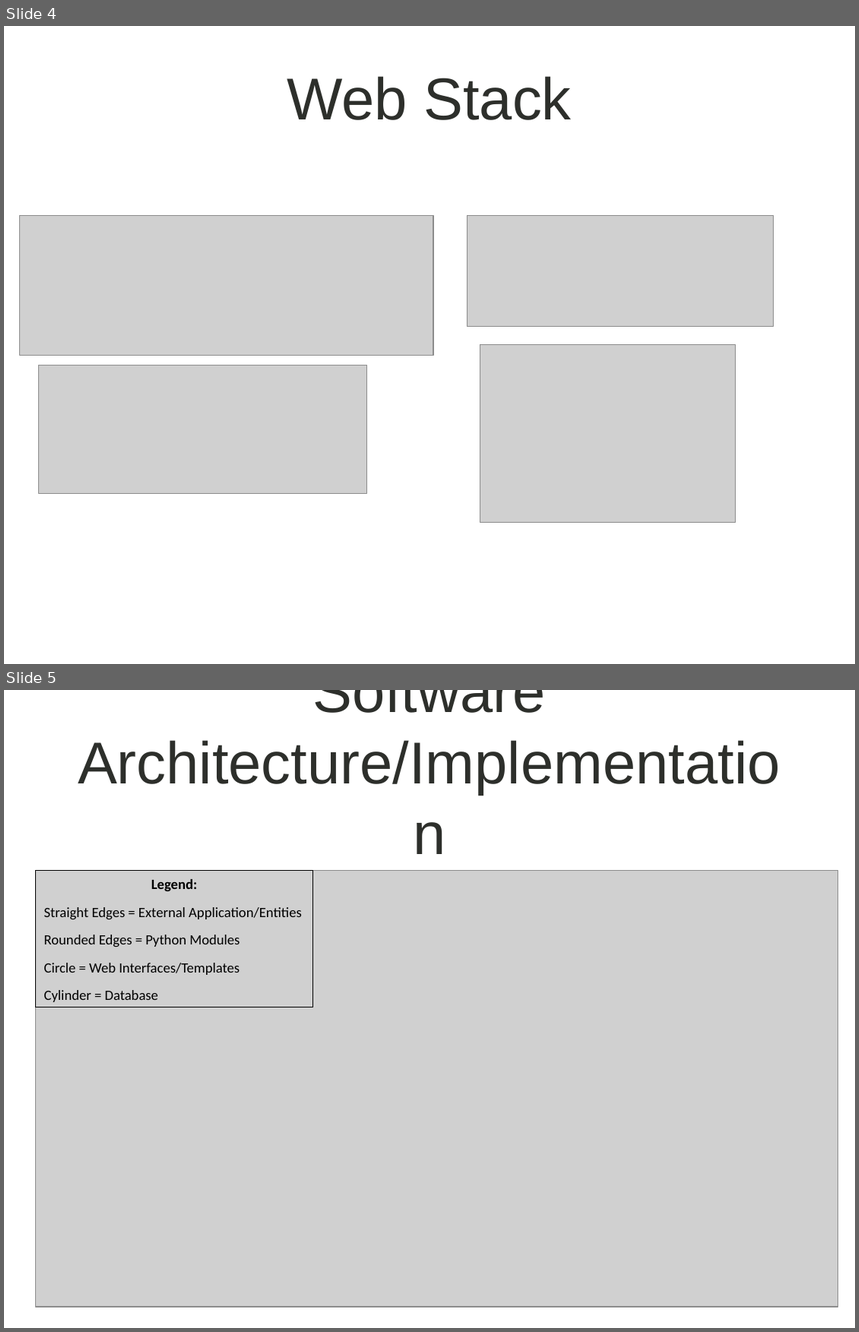
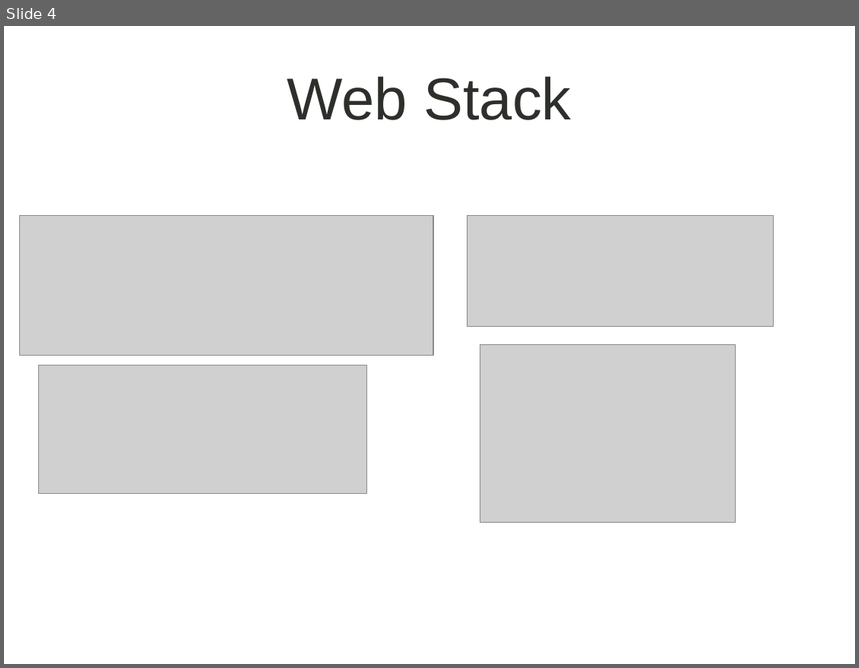
Before and after one commit to unsw-se2021/digital_invention, a slide deck: Deliverable3.pptx. Shown one above the other, each under a label of ours: slides 4 and 5 before the commit, slide 4 after it. The pictures are 859x1332 and 859x668 pixels, drawn with LibreOffice and Linux fonts; fonts in the diff are those of the drawing; grey boxes stand for pictures; background and template pictures are left out. Boxes give left, top, right and bottom in pixels: in the first picture for what was removed or moved away, otherwise in the second. Text is boxed around its words. In the diff, an @@ line names an element or a change of style, - is before the commit and + after.

```diff
--- a/Deliverable3.pptx
+++ b/Deliverable3.pptx
@@ slide 5 removed at [4, 690, 855, 1328], background picture (left out) @@
@@ title removed at [78, 690, 781, 795] @@
-Software Architecture/Implementation
@@ picture removed at [35, 870, 838, 1307] @@
@@ rectangle removed at [35, 870, 313, 1008] @@
-Legend:
-Straight Edges = External Application/Entities
-Rounded Edges = Python Modules
-Circle = Web Interfaces/Templates
-Cylinder = Database
```
Also in this commit, not shown: 3 slides added, 2 other slides removed.
